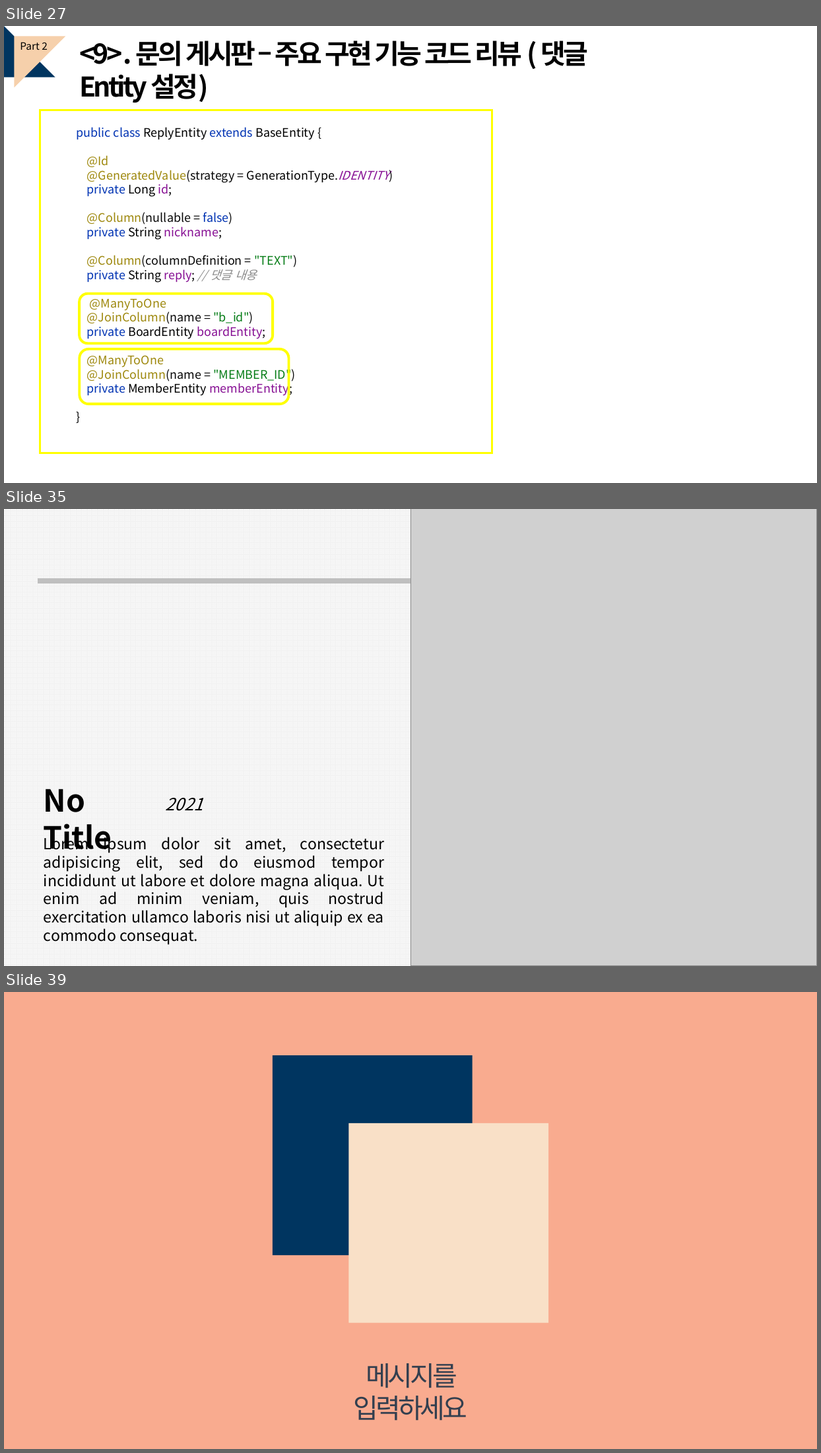
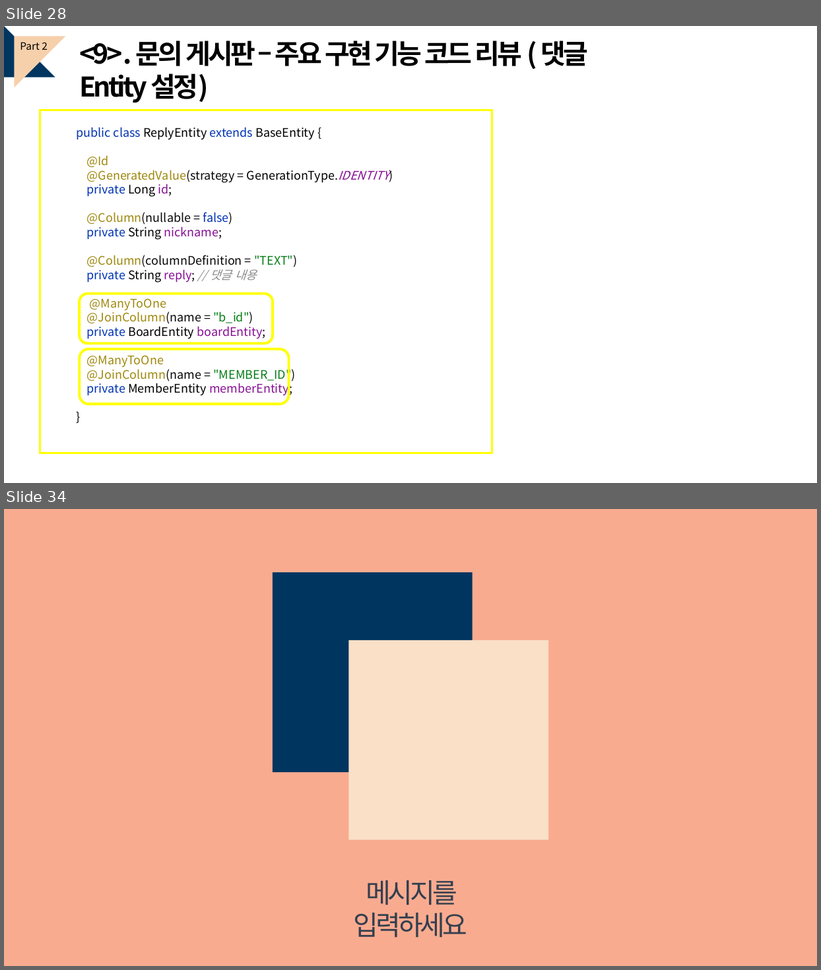
Before and after one commit to kwonminji-v/FinalProject_Book, a slide deck: 프로젝트 ppt/최종 ppt 템플릿.pptx. Shown one above the other, each under a label of ours: slides 27, 35 and 39 before the commit, slides 28 and 34 after it; the slides between them are not shown. The pictures are 821x1453 and 821x970 pixels, drawn with LibreOffice and Linux fonts; fonts in the diff are those of the drawing; grey boxes stand for pictures. Boxes give left, top, right and bottom in pixels: in the first picture for what was removed or moved away, otherwise in the second. Text is boxed around its words. In the diff, an @@ line names an element or a change of style, - is before the commit and + after.

```diff
--- a/프로젝트 ppt/최종 ppt 템플릿.pptx
+++ b/프로젝트 ppt/최종 ppt 템플릿.pptx
@@ slide 35 removed at <box>4,509,817,966</box>, background pattern #F2F2F2 on #FFFFFF @@
@@ picture removed at <box>411,509,817,966</box> @@
@@ line removed from (38, 581) to (411, 581) @@
@@ text removed at <box>44,789,112,857</box> @@
-No Title
@@ text removed at <box>165,798,203,811</box> @@
-2021
@@ text removed at <box>44,834,384,927</box> @@
-Lorem ipsum dolor sit amet, consectetur adipisicing elit, sed do eiusmod tempor incididunt ut labore et dolore magna aliqua. Ut enim ad minim veniam, quis nostrud exercitation ullamco laboris nisi ut aliquip ex ea commodo consequat.
@@ what was slide 27 is now slide 28 @@
@@ what was slide 39 is now slide 34 @@
```
Also in this commit, not shown: 13 slides changed, 10 slides added, 14 other slides removed, 25 other files.
